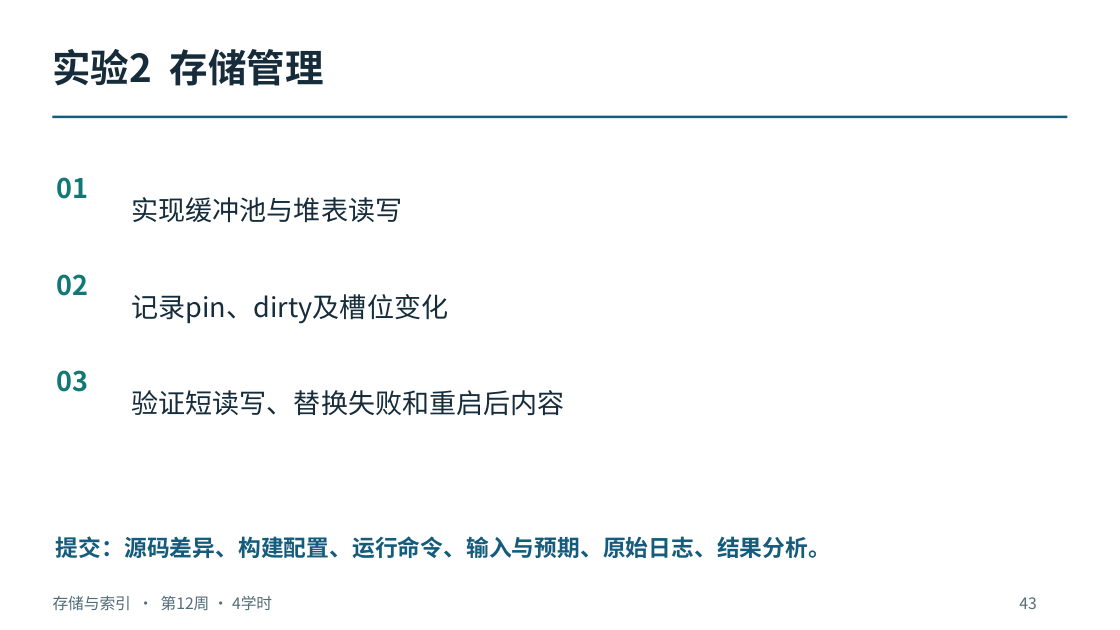
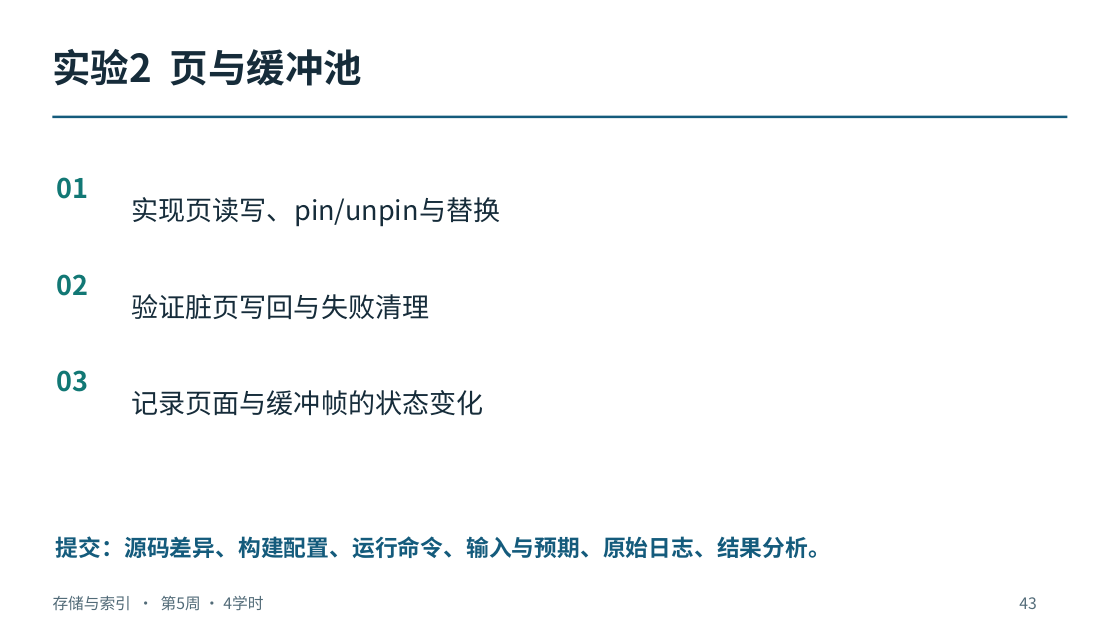
Before and after one commit to intellistream/database-kernel-course-student, a slide deck: slide 43 of 01_课件（第6版）/02_存储与索引.pptx. Drawn at 1120x630 pixels with LibreOffice and Linux fonts; fonts in the diff are those of the drawing. Boxes give left, top, right and bottom in pixels: in the first picture for what was removed or moved away, otherwise in the second. Text is boxed around its words. In the diff, an @@ line names an element or a change of style, - is before the commit and + after.

```diff
--- a/01_课件（第6版）/02_存储与索引.pptx
+++ b/01_课件（第6版）/02_存储与索引.pptx
@@ text at (52, 49, 362, 86): text changed @@
-实验2 存储管理
+实验2 页与缓冲池
@@ text at (131, 197, 500, 227): text changed @@
-实现缓冲池与堆表读写
+实现页读写、pin/unpin与替换
@@ text at (131, 294, 429, 319): text changed @@
-记录pin、dirty及槽位变化
+验证脏页写回与失败清理
@@ text at (131, 390, 483, 416): text changed @@
-验证短读写、替换失败和重启后内容
+记录页面与缓冲帧的状态变化
@@ text at (53, 595, 263, 611): text changed @@
-存储与索引 · 第12周 · 4学时
+存储与索引 · 第5周 · 4学时
```
Also in this commit, not shown: 3 other slides changed, 1 slide added, 14 other files.
